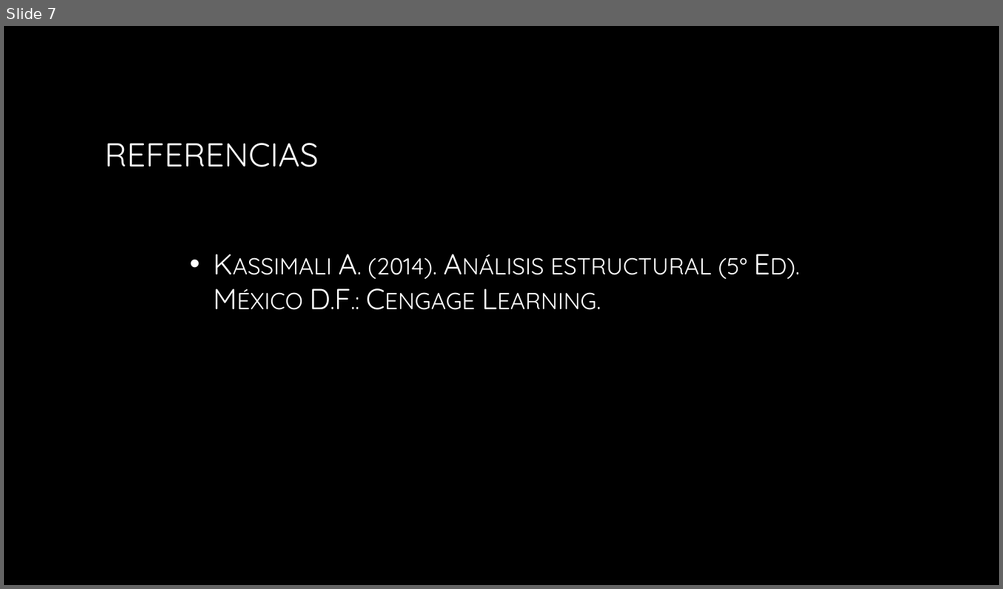
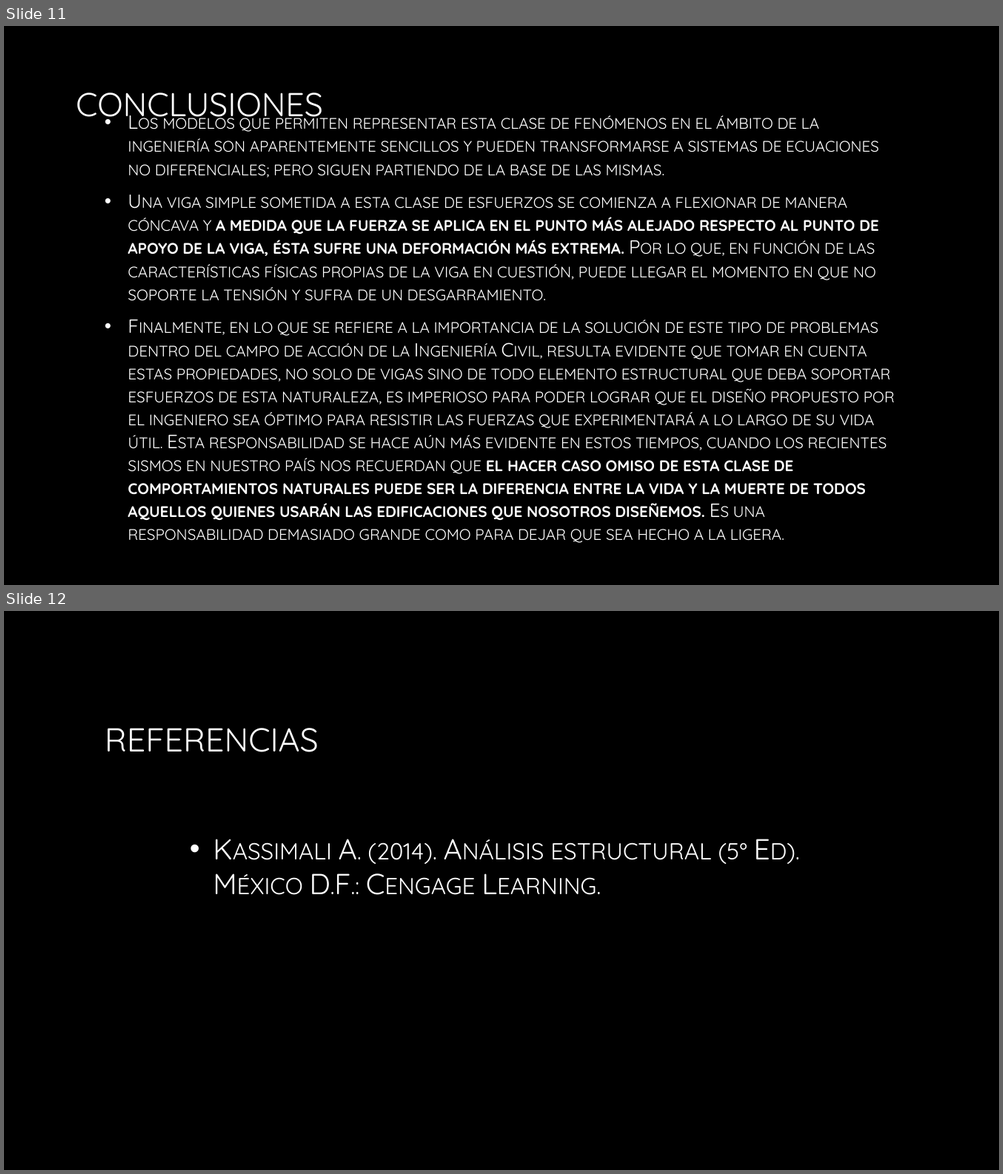
Before and after one commit to IC707912/PROYECTO-PRIMER-PARCIAL, a slide deck: Proyecto módulo 1.pptx. Shown one above the other, each under a label of ours: slide 7 before the commit, slides 11 and 12 after it. The pictures are 1003x589 and 1003x1174 pixels, drawn with LibreOffice and Linux fonts; fonts in the diff are those of the drawing; background and template pictures are left out. Boxes give left, top, right and bottom in pixels: in the first picture for what was removed or moved away, otherwise in the second. Text is boxed around its words. In the diff, an @@ line names an element or a change of style, - is before the commit and + after.

```diff
--- a/Proyecto módulo 1.pptx
+++ b/Proyecto módulo 1.pptx
@@ slide 11 added at box(4, 26, 999, 585), background picture (left out) @@
@@ title added at box(76, 93, 323, 126), 32 pt, text gradient #FFFFFF to #A6A6A6 @@
+CONCLUSIONES
@@ text added at box(128, 138, 894, 543), 18.5 pt, text gradient #FFFFFF to #BFBFBF, small capitals @@
+• Los modelos que permiten representar esta clase de fenómenos en el ámbito de la ingeniería son aparentemente sencillos y pueden transformarse a sistemas de ecuaciones no diferenciales; pero siguen partiendo de la base de las mismas.
+• Una viga simple sometida a esta clase de esfuerzos se comienza a flexionar de manera cóncava y a medida que la fuerza se aplica en el punto más alejado respecto al punto de apoyo de la viga, ésta sufre una deformación más extrema. Por lo que, en función de las características físicas propias de la viga en cuestión, puede llegar el momento en que no soporte la tensión y sufra de un desgarramiento.
+• Finalmente, en lo que se refiere a la importancia de la solución de este tipo de problemas dentro del campo de acción de la Ingeniería Civil, resulta evidente que tomar en cuenta estas propiedades, no solo de vigas sino de todo elemento estructural que deba soportar esfuerzos de esta naturaleza, es imperioso para poder lograr que el diseño propuesto por el ingeniero sea óptimo para resistir las fuerzas que experimentará a lo largo de su vida útil. Esta responsabilidad se hace aún más evidente en estos tiempos, cuando los recientes sismos en nuestro país nos recuerdan que el hacer caso omiso de esta clase de comportamientos naturales puede ser la diferencia entre la vida y la muerte de todos aquellos quienes usarán las edificaciones que nosotros diseñemos. Es una responsabilidad demasiado grande como para dejar que sea hecho a la ligera.
@@ what was slide 7 is now slide 12 @@
```
Also in this commit, not shown: 4 slides changed, 5 other slides added, 1 slide removed, 1 other file.
